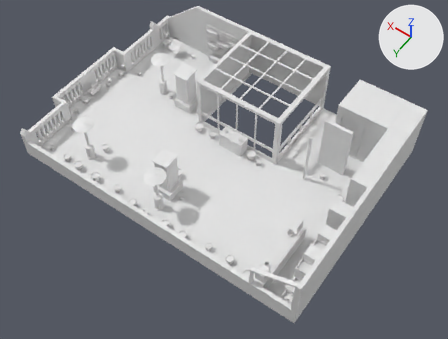
An edit to the glTF model public/models/baked.glb, drawn before and after from the same camera.
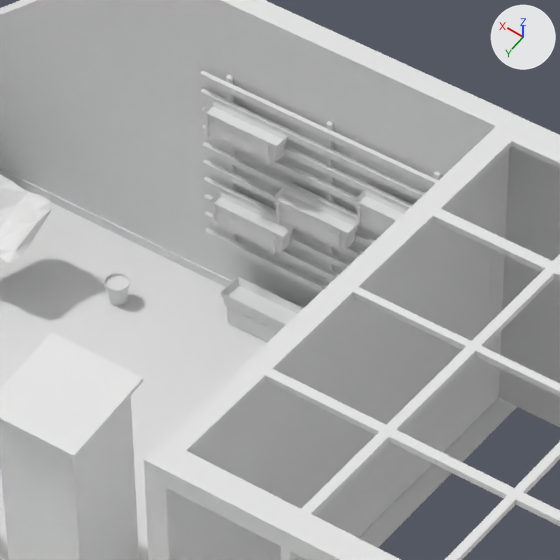
There are two pictures of each version: one whole from a 50 mm camera at (-20.77, 34.67, 55.59) aimed at (4.19, -0.27, 0.69), one close up on the part from 39% to 58% of the width and 4% to 28% of the height. Lighting does not change. The marker at upper right points along +X, +Y and +Z. Where no turn or scale is listed for an object, it has been applied to the vertices. Vertices at the same position are counted once.

Names of what the first close-up shows: 'base.020'.
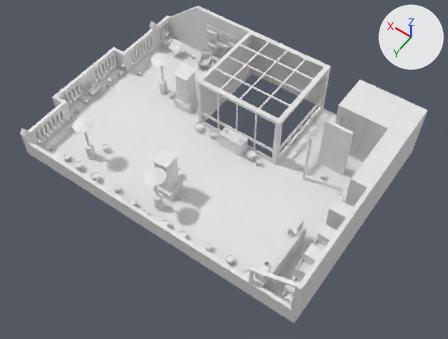
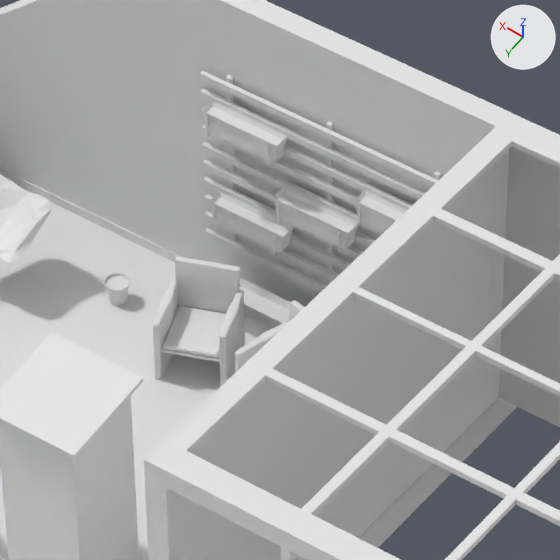
Where the newer file only moved an object's origin or applied its transform, the numbers keep the older frame.

Changed parts and their boxes [x1, y1, x2, y2] in the close-ups (560 x 560 px):
part 1 of me_bake, added: after [153, 256, 304, 387]

Patch to the scene script:
```diff
--- a/public/models/baked.glb.py
+++ b/public/models/baked.glb.py
@@ me_bake @@
 # used by ob_base_020; location = (24.14, -12.99, 1.01)
-me_bake.from_pydata(...)  # 9341 vertices, 14876 faces; spans x -35.9..1.8, y -2.6..23.5, z -1.0..5.9
+me_bake.from_pydata(...)  # 10107 vertices, 16225 faces; spans x -35.9..1.8, y -2.6..23.5, z -1.0..5.9
+# me_bake part 1: 770 vertices added at x -10.8..-6.9, y -1.0..0.8, z -1.0..0.9
```
